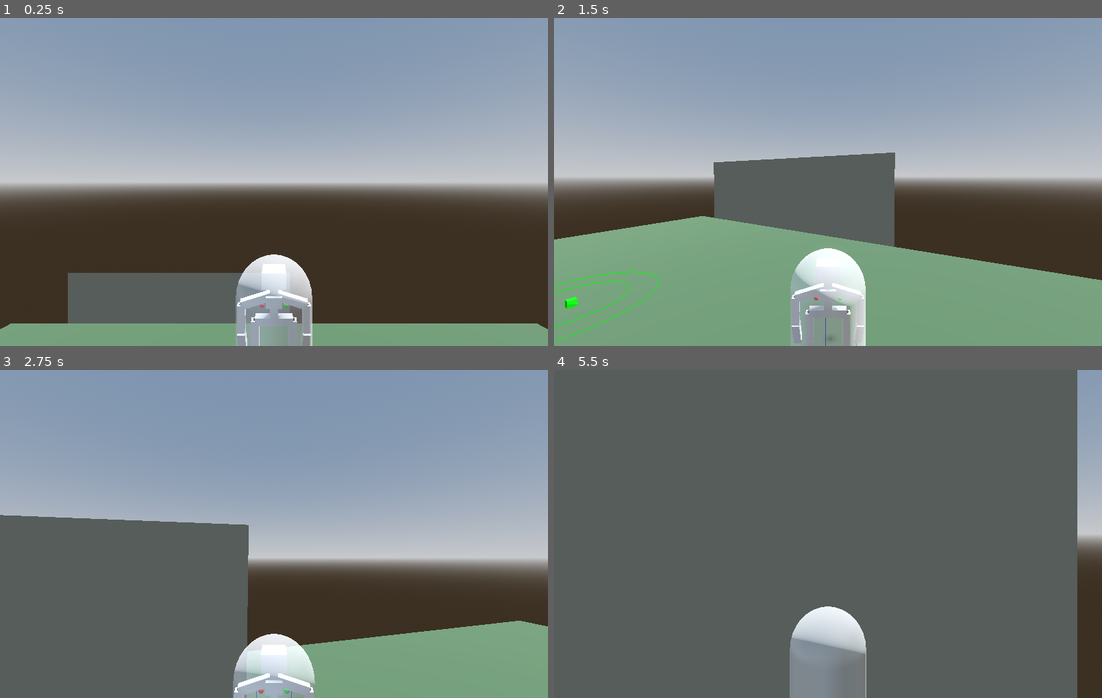
Above: before the commit, frames 1-4 (two rows, left to right).
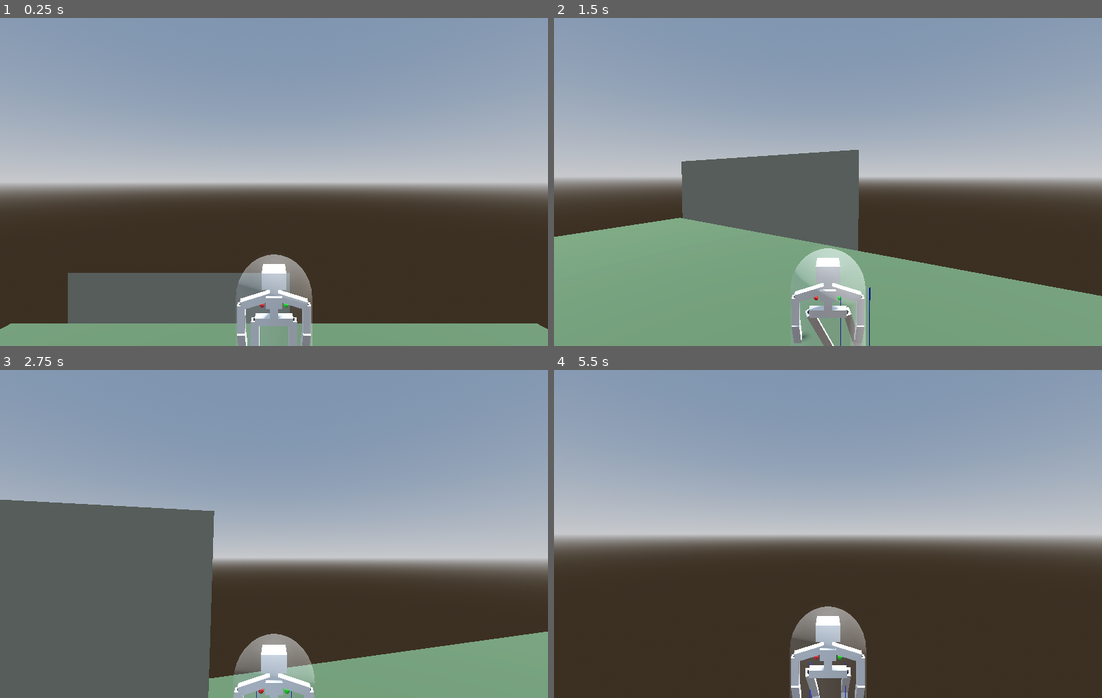
Above: after the commit, the same moments.

Repository: marcolatellafrias/character-parametric
Game: Godot game, scene res://Scenes/Demo.tscn
Two runs of this game, one before a commit and one after it. Both use one fixed random seed, a clock stepped at 60 frames per second and the inputs below.
Inputs (mouse positions are in pixels of both pictures, inside the frame that each line leads up to):
- Up to frame 1 (0.25 s): no input
- Up to frame 2 (1.5 s): move the mouse to (855, 182) at 0.52 s; hold Shift (sprint) 0.53-1.28 s; hold W (move_forward) from 0.53 s (still down); tap Space (jump) at 0.77 s; tap E at 0.8, 1.35 s; move the mouse to (800, 182) at 1.27 s
- Up to frame 3 (2.75 s): keep holding W (move_forward); tap Space (jump) at 1.52 s; tap Q at 1.55 s; move the mouse to (284, 527) at 2.02 s; hold Q from 2.03 s (still down); tap Shift (sprint) at 2.3 s
- Up to frame 4 (5.5 s): keep holding W (move_forward); move the mouse to (822, 540) at 2.77 s; release Q at 2.78 s; tap Shift (sprint) at 2.85, 4.55 s; tap Space (jump) at 3.02, 3.77, 4.52 s; tap E at 3.05, 5.3 s; move the mouse to (866, 537) at 3.52 s; hold E 3.53-4.28 s; tap Q at 3.8, 4.35 s; move the mouse to (784, 530) at 4.27 s; move the mouse to (833, 534) at 5.02 s; hold Shift (sprint) from 5.03 s (still down)

The runs differ from the first frame. In frame 1, 1.5% of the frame differs, in the area x 43-57%, y 72-100%; in frame 2, 7.9%; in frame 3, 8.4%; in frame 4, 93%, in the area x 0-96%, y 0-100%.

Commit message:
Descripción del cambio (por ejemplo: agregar animación de salto)

Diff:
--- a/project.godot
+++ b/project.godot
@@ -18,6 +18,13 @@
 
 window/size/viewport_width=2000
 window/size/viewport_height=1200
+
+[file_customization]
+
+folder_colors={
+"res://Scenes/": "red",
+"res://scripts/": "green"
+}
 
 [input]
 
--- a/scripts/DemoCamera.gd
+++ /dev/null
@@ -1,31 +0,0 @@
-extends Camera3D
-
-@export var move_speed:float
-@export var turn_speed:float
-
-func _process(delta:float)->void:
-	if Input.is_physical_key_pressed(KEY_UP) || Input.is_physical_key_pressed(KEY_W):
-		global_position -= global_basis.z.normalized() * delta * move_speed
-	#end
-	if Input.is_physical_key_pressed(KEY_DOWN) || Input.is_physical_key_pressed(KEY_S):
-		global_position += global_basis.z.normalized() * delta * move_speed
-	#end
-	if Input.is_physical_key_pressed(KEY_A):
-		global_position -= global_basis.x.normalized() * delta * move_speed
-	#end
-	if Input.is_physical_key_pressed(KEY_D):
-		global_position += global_basis.x.normalized() * delta * move_speed
-	#end
-	if Input.is_physical_key_pressed(KEY_LEFT):
-		rotate_y(delta * turn_speed)
-	#end
-	if Input.is_physical_key_pressed(KEY_RIGHT):
-		rotate_y(-delta * turn_speed)
-	#end
-	if Input.is_physical_key_pressed(KEY_E):
-		global_position += Vector3(0, delta * move_speed, 0)
-	#end
-	if Input.is_physical_key_pressed(KEY_Q):
-		global_position -= Vector3(0, delta * move_speed, 0)
-	#end
-#end
--- a/scripts/bone_instantiator.gd
+++ b/scripts/bone_instantiator.gd
@@ -1,3 +1,4 @@
+class_name BoneInstantiator
 extends Node3D
 
 #ALTURA DEL PERSONAJE
@@ -5,7 +6,6 @@
 	set(value):
 		feet_to_head_height = value
 		initialize_skeleton()
-
 #PROPORCIONES/INTERFAZ
 @export var neck_to_head_proportion := 0.15:
 	set(value):
@@ -37,17 +37,17 @@
 		initialize_skeleton()
 
 #PARAMETROS DE CAMINATA
-var distance_from_ground_factor := 0.1  #tiene las piernas 10% flexionadas
+const distance_from_ground_factor := 0.1  #tiene las piernas 10% flexionadas cuando esta en el piso
 var distance_from_ground: float
 var step_radius_walk : float
 var step_radius_turn : float
-var step_speed_mps : float      # how fast the foot travels toward its new spot
+var step_duration : float      # how fast the foot travels toward its new spot
+var base_step_duration: float
 var step_height : float     # how high the foot lifts during the step
 var raycast_amount := 4.0        # 0 = no se mueve, 1 = normal, >1 = amplifica
 var speed_for_max := 6.0          # velocidad a la que llega al offset máximo
 var axis_weights := Vector2(1.0, 1.0)                    # x (lateral), z (adelante) para atenuar por eje
-# Opcional: curva de respuesta velocidad->offset (si querés una no lineal)
-var speed_curve: Curve                                   # X=0..1 (vel normalizada), Y=0..1 (ganancia)
+var speed_curve: Curve
 var raycast_max_offset : float        # meters; "up to a point"
 const raycast_accel_gain := 0.06        # meters per (m/s^2)
 const raycast_vel_gain   := 0.02        # meters per (m/s)  -> keeps offset while moving
@@ -55,11 +55,15 @@
 var raycast_offset: Vector2 = Vector2.ZERO     # smoothed current offset (x,z)
 var left_neutral_local: Vector3
 var right_neutral_local: Vector3
+const leg_ref := 1.0     # altura de pierna "promedio" (tus unidades)
+const speed_ref := 3.0     # vel. a la que querés que la duración se reduzca ~a la mitad si BETA=1
+const alpha := 1.0   # cuánto influye el tamaño de pierna (↑ piernas ⇒ ↑ duración). 1 = lineal (como ahora)
+const beta := 1.0   # cuánto influye la velocidad (↑ vel ⇒ ↓ duración). 1 = lineal en la razón
+var dynamic_sizes_util : DynamicSizesUtil
 
 #IK variables
 @onready var ik_targets := $"../../ik_targets"
 var pole_distance: float
-var target_height: float = -2.0
 var left_color: Color = Color(1, 0, 0)      # rojo
 var right_color: Color = Color(0, 1, 0)    # verde
 var raycast_color: Color = Color(0, 0, 1)    # verde
@@ -88,6 +92,7 @@
 var lower_arm_size: Vector3
 var shoulder_width: Vector3
 var hip_width: Vector3
+var stable_sizes_util: StableSizesUtil
 
 # Huesos
 var lower_spine : CustomBone
@@ -123,69 +128,22 @@
 	var total := legs_to_feet_proportion + chest_to_low_spine_proportion + neck_to_head_proportion
 	if total == 0.0:
 		total = 1.0
-
 	# Calcular proporciones relativas
 	var leg_ratio := legs_to_feet_proportion / total
 	var torso_ratio := chest_to_low_spine_proportion / total
 	var head_ratio := neck_to_head_proportion / total
-
 	# Calcular alturas absolutas
 	var leg_height := feet_to_head_height * leg_ratio
 	var torso_height := feet_to_head_height * torso_ratio
 	var head_height := feet_to_head_height * head_ratio
-
-	# --------- PIERNAS ---------
-	upper_leg_size = Vector3(0.1, leg_height * 0.45, 0.1)
-	lower_leg_size = Vector3(0.1, leg_height * 0.55, 0.1)
-
-	# Separar el pie de la pierna
-	upper_feet_size = Vector3(0.1, leg_height * 0.2, 0.1)
-	lower_feet_size = Vector3(0.1, leg_height * 0.02, 0.1)
-
-	# --------- TORSO ---------
-	# Proporciones ajustadas internamente para coherencia anatómica
-	lower_spine_size = Vector3(0.1, torso_height * 0.1, 0.1)
-	middle_spine_size = Vector3(0.1, torso_height * 0.2, 0.1)
-	upper_spine_size = Vector3(0.1, torso_height * 0.3, 0.1)
-	chest_size = Vector3(0.2, torso_height * 0.4, 0.2)
-
-	# Anchuras laterales
-	hip_width = Vector3( 0.1,hips_width_proportion * feet_to_head_height, 0.1)
-	shoulder_width = Vector3( 0.1,shoulder_width_proportion * feet_to_head_height, 0.1)
-
-	# --------- CABEZA Y CUELLO ---------
-	if has_neck:
-		neck_size = Vector3(0.1, head_height * 0.4, 0.1)
-		head_size = Vector3(0.3, head_height * 0.6, 0.3)
-	else:
-		neck_size = Vector3.ZERO
-		head_size = Vector3(0.3, head_height, 0.3)
-
-	# --------- BRAZOS ---------
-	var arm_total := leg_height *0.5#torso_height * arms_proportion
-	upper_arm_size = Vector3(0.1, arm_total * 0.45, 0.1)
-	lower_arm_size = Vector3(0.1, arm_total * 0.55, 0.1)
-	raycast_leg_lenght = leg_height * 2
-	distance_from_ground = leg_height * (distance_from_ground_factor)
-	if collision_shape is CollisionShape3D:
-		if collision_shape.shape is CapsuleShape3D:
-			var radius :=  hip_width.y * 2
-			var height := feet_to_head_height
-			var y_offset := torso_height + head_height + height/2 - height + distance_from_ground
-			collision_shape.shape.height = height
-			collision_shape.shape.radius = radius
-			collision_shape.position = (Vector3(0, y_offset ,0))
-			character_controller.add_child.call_deferred(DebugUtil.create_debug_capsule(radius,  height, y_offset))
-			print("added capsule debug")
-
-	var horizontal_speed = Vector2(character_controller.velocity.x, character_controller.velocity.z).length()
-	character_controller.speed = leg_height * 0.7 + 1
-	step_radius_walk = leg_height * 0.32
-	step_radius_turn = leg_height * 0.2
-	step_speed_mps = 6  # how fast the foot travels toward its new spot
-	step_height = leg_height * 0.4
-	pole_distance = leg_height
-	raycast_max_offset = leg_height * 0.2
+	var hips_width := hips_width_proportion * feet_to_head_height
+	var shoulders_width := shoulder_width_proportion * feet_to_head_height
+	# Primero calculo los tamaños estables
+	stable_sizes_util = StableSizesUtil.create(self,leg_height,torso_height,head_height,hips_width,shoulders_width)
+	stable_sizes_util.set_sizes()
+	# Luego calculo los tamaños dinamicos
+	dynamic_sizes_util = DynamicSizesUtil.create(self,leg_height)
+	dynamic_sizes_util.set_base()
 
 func initialize_skeleton() -> void:
 	for bone in get_children():
@@ -255,21 +213,24 @@
 	ik_targets.add_child(right_leg_current_target)
 
 func _physics_process(_delta: float) -> void:
+	dynamic_sizes_util.update()
+
 	var isTranslating := false
 	if character_controller:
 		previous_transform = character_controller.transform
+
 	raycast_offset = IkUtil.update_leg_raycast_offsets(character_controller, _delta, left_leg_raycast, speed_for_max, speed_curve, raycast_amount, raycast_max_offset, axis_weights, raycast_smooth, left_neutral_local, raycast_offset)
 	raycast_offset = IkUtil.update_leg_raycast_offsets(character_controller, _delta, right_leg_raycast, speed_for_max, speed_curve, raycast_amount, raycast_max_offset, axis_weights, raycast_smooth, right_neutral_local, raycast_offset)
 
-	#left_leg_current_target = IkUtil.update_ik_raycast(
-		#left_leg_raycast, left_leg_next_target, left_leg_current_target,
-		#left_upper_leg, left_lower_leg, left_leg_pole,
-		#right_leg_current_target,  # la pierna opuesta
-		#step_radius_walk, step_height, step_speed_mps,
-	#)
-	#right_leg_current_target = IkUtil.update_ik_raycast(
-		#right_leg_raycast, right_leg_next_target, right_leg_current_target,
-		#right_upper_leg, right_lower_leg, right_leg_pole,
-		#left_leg_current_target,   # la pierna opuesta
-		#step_radius_walk, step_height, step_speed_mps,
-	#)
+	left_leg_current_target = IkUtil.update_ik_raycast(
+		left_leg_raycast, left_leg_next_target, left_leg_current_target,
+		left_upper_leg, left_lower_leg, left_leg_pole,
+		right_leg_current_target,  # la pierna opuesta
+		step_radius_walk, step_height, step_duration,
+	)
+	right_leg_current_target = IkUtil.update_ik_raycast(
+		right_leg_raycast, right_leg_next_target, right_leg_current_target,
+		right_upper_leg, right_lower_leg, right_leg_pole,
+		left_leg_current_target,   # la pierna opuesta
+		step_radius_walk, step_height, step_duration,
+	)
--- a/scripts/character_body_3d.gd
+++ b/scripts/character_body_3d.gd
@@ -1,3 +1,4 @@
+class_name CustomCharacterBody
 extends CharacterBody3D
 
 @export var speed: float = 2.5
@@ -6,7 +7,7 @@
 @export var gravity: float = ProjectSettings.get_setting("physics/3d/default_gravity")
 @export var mouse_sensitivity: float = 0.3
 # NEW: sprint
-@export var sprint_multiplier: float = 2.2  # tweak to taste
+@export var sprint_multiplier: float = 5.2  # tweak to taste
 
 var input_dir: Vector3
 var velocity_y: float = 0.0
--- a/scripts/debug_util.gd
+++ b/scripts/debug_util.gd
@@ -46,7 +46,7 @@
 
 	# Crear un material blanco semitransparente
 	var material := StandardMaterial3D.new()
-	material.albedo_color = Color(1, 1, 1, 0.5) # Blanco con opacidad 0.5
+	material.albedo_color = Color(1, 1, 1, 0.2) # Blanco con opacidad 0.5
 	material.transparency = BaseMaterial3D.TRANSPARENCY_ALPHA
 	material.flags_transparent = true
 
--- /dev/null
+++ b/scripts/dynamic_sizes_util.gd
@@ -0,0 +1,57 @@
+class_name DynamicSizesUtil
+
+var leg_height : float
+var bone_inst : BoneInstantiator
+var collision_shape:
+	get:
+		return bone_inst.collision_shape
+	set(value):
+		bone_inst.collision_shape = value
+var stable_sizes:
+	get:
+		return bone_inst.stable_sizes_util
+
+static func create(new_bone_inst: BoneInstantiator, new_leg_height: float) -> DynamicSizesUtil:
+	var newDynamicUtil = DynamicSizesUtil.new()
+	newDynamicUtil.bone_inst = new_bone_inst
+	newDynamicUtil.leg_height = new_leg_height
+	return newDynamicUtil
+
+func set_base() -> void:
+	_set_step_base_duration()
+	_set_capsule_base_dimensions()
+
+func update() -> void:
+	_update_step_duration()
+
+func _update_step_duration() -> void:
+	var v : Vector3 = bone_inst.character_controller.velocity
+	var horizontal_speed : float = Vector2(v.x, v.z).length()
+	var sprint_mult : float = bone_inst.character_controller.sprint_multiplier
+	var effective_speed := horizontal_speed * sprint_mult
+	var speed_term := pow(1.0 + (effective_speed / bone_inst.speed_ref), bone_inst.beta)
+	bone_inst.step_duration = bone_inst.base_step_duration / speed_term
+
+func _set_step_base_duration() -> void:
+	bone_inst.character_controller.speed = leg_height * 0.7 + 1
+	bone_inst.step_radius_walk = leg_height * 0.32
+	bone_inst.step_radius_turn = leg_height * 0.2
+	bone_inst.step_duration = (leg_height) * 0.2
+	bone_inst.step_height = leg_height * 0.4
+	bone_inst.pole_distance = leg_height
+	bone_inst.raycast_max_offset = leg_height * 0.2
+	var leg_term   := pow( max(leg_height, 0.001) / bone_inst.leg_ref, bone_inst.alpha)
+	var speed_term := pow( 1.0 / bone_inst.speed_ref, bone_inst.beta)
+	bone_inst.step_duration = bone_inst.base_step_duration * leg_term / speed_term
+	bone_inst.base_step_duration = bone_inst.base_step_duration * leg_term
+
+func _set_capsule_base_dimensions() -> void:
+	if collision_shape is CollisionShape3D:
+		if collision_shape.shape is CapsuleShape3D:
+			var radius :=  bone_inst.hip_width.y * 2
+			var height := bone_inst.feet_to_head_height
+			var y_offset : float = stable_sizes.torso_height + stable_sizes.head_height + height/2 - height + bone_inst.distance_from_ground
+			collision_shape.shape.height = height
+			collision_shape.shape.radius = radius
+			collision_shape.position = (Vector3(0, y_offset ,0))
+			bone_inst.character_controller.add_child.call_deferred(DebugUtil.create_debug_capsule(radius,  height, y_offset))
--- a/scripts/ik_util.gd
+++ b/scripts/ik_util.gd
@@ -84,7 +84,7 @@
 
 static func _try_start_farther_leg(
 	a: Node3D, b: Node3D,
-	step_height: float, step_speed: float,
+	step_height: float, step_duration: float,
 	step_cooldown: float, alternate: bool
 ) -> void:
 	# 1) Reglas globales: solo una pierna a la vez + cooldown + 1 inicio por frame
@@ -123,8 +123,8 @@
 
 	var start_pos: Vector3 = chosen.global_position
 	var target_pos: Vector3 = chosen.get_meta("_ik_next_pos")
-	var dist := start_pos.distance_to(target_pos)
-	var duration : float = clamp(dist / step_speed, 0.06, 0.25)
+	# ANTES: var duration : float = clamp(dist / step_speed, 0.06, 0.25)
+	var duration: float = max(step_duration, 0.01)  # fija; evitamos 0.0
 
 	_register_step(chosen)
 	_tween_foot_to(chosen, start_pos, target_pos, duration, step_height)
@@ -138,7 +138,7 @@
 static func update_ik_raycast(
 	raycast: RayCast3D, next_target: Node3D, current_target: Node3D,
 	upper_leg: CustomBone, lower_leg: CustomBone, pole: Node3D,
-	opposite_target: Node3D, step_radius: float, step_height: float, step_speed: float,
+	opposite_target: Node3D, step_radius: float, step_height: float, step_duration: float,
 	step_cooldown: float = 0.01,           # seg mínimos entre inicios de pasos
 	alternate: bool = false                # alternar prioridad entre piernas (solo para empates)
 ) -> Node3D:
@@ -171,7 +171,7 @@
 	# 👉 Intentamos iniciar UN paso (como mucho) eligiendo la pierna más "atrasada"
 	#    Este llamado puede ocurrir dos veces por frame (una por pierna),
 	#    pero solo el segundo tendrá ambas mediciones frescas y disparará, a lo sumo, un paso.
-	_try_start_farther_leg(current_target, opposite_target, step_height, step_speed, step_cooldown, alternate)
+	_try_start_farther_leg(current_target, opposite_target, step_height, step_duration, step_cooldown, alternate)
 
 	solve_leg_ik(upper_leg, lower_leg, current_target.global_position, pole.global_position)
 	return current_target
--- /dev/null
+++ b/scripts/stables_sizes_util.gd
@@ -0,0 +1,47 @@
+class_name StableSizesUtil
+
+var leg_height : float
+var torso_height : float
+var head_height : float
+var hips_width : float
+var shoulders_width : float
+var skel : BoneInstantiator
+
+static func create(new_skel: BoneInstantiator, new_leg_height: float, new_torso_height: float, new_head_height: float, new_hips_width: float, new_shoulders_width: float) -> StableSizesUtil:
+	var newStableUtil = StableSizesUtil.new()
+	newStableUtil.leg_height = new_leg_height
+	newStableUtil.torso_height = new_torso_height
+	newStableUtil.head_height = new_head_height
+	newStableUtil.hips_width = new_hips_width
+	newStableUtil.shoulders_width = new_shoulders_width
+	newStableUtil.skel = new_skel
+	return newStableUtil
+
+func set_sizes() -> void:
+	# CABEZA Y CUELLO
+	if skel.has_neck:
+		skel.neck_size = Vector3(0.1, head_height * 0.4, 0.1)
+		skel.head_size = Vector3(0.3, head_height * 0.6, 0.3)
+	else:
+		skel.neck_size = Vector3.ZERO
+		skel.head_size = Vector3(0.3, head_height, 0.3)
+	# TORSO
+	skel.lower_spine_size = Vector3(0.1, torso_height * 0.1, 0.1)
+	skel.middle_spine_size = Vector3(0.1, torso_height * 0.2, 0.1)
+	skel.upper_spine_size = Vector3(0.1, torso_height * 0.3, 0.1)
+	skel.chest_size = Vector3(0.2, torso_height * 0.4, 0.2)
+	# PIERNAS
+	skel.upper_leg_size = Vector3(0.1, leg_height * 0.45, 0.1)
+	skel.lower_leg_size = Vector3(0.1, leg_height * 0.55, 0.1)
+	skel.upper_feet_size = Vector3(0.1, leg_height * 0.2, 0.1)
+	skel.lower_feet_size = Vector3(0.1, leg_height * 0.02, 0.1)
+	# BRAZOS
+	var arm_total := leg_height *0.5#torso_height * arms_proportion
+	skel.upper_arm_size = Vector3(0.1, arm_total * 0.45, 0.1)
+	skel.lower_arm_size = Vector3(0.1, arm_total * 0.55, 0.1)
+	# ANCHURAS HORIZONTALES
+	skel.hip_width = Vector3( 0.1, hips_width, 0.1)
+	skel.shoulder_width = Vector3( 0.1, shoulders_width, 0.1)
+
+	skel.raycast_leg_lenght = leg_height
+	skel.distance_from_ground = leg_height * (skel.distance_from_ground_factor)
Not shown, removed: FUNDING.yml
Not shown, removed: scripts/DemoCamera.gd.uid
Not shown, added: scripts/dynamic_sizes_util.gd.uid
Not shown, added: scripts/stables_sizes_util.gd.uid
